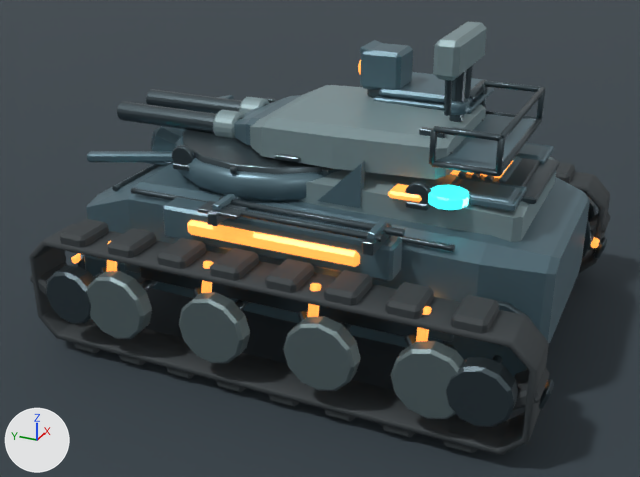
One commit to the Blender file content/source-art/sandlance-scout-v2.blend: the scene before it, then after it.
One viewpoint serves both versions: a 50 mm lens placed at (-4.06, -1.74, 2.41), pointed at (-0.17, 0.01, 0.47). Arrows for +X, +Y and +Z are at lower left; the lights stay in place. The older version comes first.

The older version as bpy lines, for what is in view:
```python
me_cylinder_001 = bpy.data.meshes.new('Cylinder.001')
me_cylinder_001.from_pydata(...)  # 48 vertices, 38 faces; spans x -0.17..0.17, y -0.17..0.17, z -0.047..0.047
me_cylinder_001.materials.append(mat_sandlance_wheel_metal)  # grey #738486
me_cylinder_003 = bpy.data.meshes.new('Cylinder.003')
me_cylinder_003.from_pydata(...)  # 48 vertices, 38 faces; spans x -0.17..0.17, y -0.17..0.17, z -0.047..0.047
me_cylinder_003.materials.append(mat_sandlance_wheel_metal)  # grey #738486
me_cylinder_005 = bpy.data.meshes.new('Cylinder.005')
me_cylinder_005.from_pydata(...)  # 56 vertices, 50 faces; spans x -0.141..0.141, y -0.141..0.141, z -0.052..0.052
me_cylinder_005.materials.append(mat_sandlance_gunmetal)  # greyish blue #4d5b61
ob_scoutwheel_idler_l_2 = bpy.data.objects.new('ScoutWheel_Idler_L_2', me_cylinder_005)
ob_scoutwheel_idler_l_2.location = (-1.035, 0.94, 0.35)
ob_scoutwheel_idler_l_2.rotation_euler = (0.0, 1.571, 0.0)  # degrees (0, 90, 0)
ob_scoutwheel_road_l_2 = bpy.data.objects.new('ScoutWheel_Road_L_2', me_cylinder_001)
ob_scoutwheel_road_l_2.location = (-1.035, -0.39, 0.35)
ob_scoutwheel_road_l_2.rotation_euler = (0.0, 1.571, 0.0)  # degrees (0, 90, 0)
ob_scoutwheel_road_l_4 = bpy.data.objects.new('ScoutWheel_Road_L_4', me_cylinder_003)
ob_scoutwheel_road_l_4.location = (-1.035, 0.68, 0.35)
ob_scoutwheel_road_l_4.rotation_euler = (0.0, 1.571, 0.0)  # degrees (0, 90, 0)
# also in view: 'ScoutWheel_Idler_L_1' at (-1.03, -1.1, 0.35); 'ScoutGun_Barrel_L' at (-0.14, 0.78, 1.01); 'ScoutTreads_ShoeTop_L_5' at (-0.91, 0.1, 0.62); 'ScoutArmor_PioneerRack_PryBar' at (-0.71, -0.2, 0.84); 'SandlanceScout_GreebleLouverFrame' at (0.0, -0.88, 0.92)
```
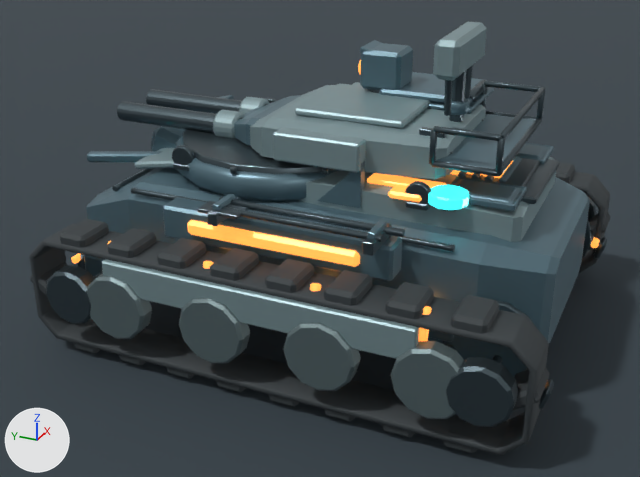
Boxes (x1, y1, x2, y2) around the edits, measured in the pictures (640 x 477 px):
'ScoutArmor_SideSkirtPlate_L', added: after (102, 259, 419, 359)
'ScoutArmor_TurretRoofPlate', added: after (295, 83, 431, 129)
'ScoutArmor_TurretCheek_L', added: after (273, 127, 366, 173)
'ScoutWarning_DeckChevron_L', added (orange): after (367, 173, 446, 188)
'ScoutArmor_GlacisLightPlate', added: after (134, 148, 175, 169)
'SandlanceScout_TrackMount_L', unchanged, covered by the edit: before (140, 267, 429, 338)

The change, as a diff of the scene's bpy script:
```diff
--- a/content/source-art/sandlance-scout-v2.blend.py
+++ b/content/source-art/sandlance-scout-v2.blend.py
@@ me_scoutarmor_sideskirtplate_l_mesh @@
+me_scoutarmor_sideskirtplate_l_mesh.from_pydata(...)  # 24 vertices, 26 faces; spans x -1.06..-1.02, y -0.82..0.74, z 0.38..0.54
+me_scoutarmor_sideskirtplate_l_mesh.materials.append(mat_sandlance_light_armor)  # greyish cyan #869ea2
@@ me_scoutwarning_deckchevron_l_mesh @@
+me_scoutwarning_deckchevron_l_mesh.from_pydata(...)  # 24 vertices, 26 faces; spans x -0.41..-0.31, y -0.7..-0.34, z 0.908..0.932
+me_scoutwarning_deckchevron_l_mesh.materials.append(mat_sandlance_signal_amber)  # orange #f99542, glowing orange #f99542
@@ me_scoutarmor_turretcheek_l_mesh @@
+me_scoutarmor_turretcheek_l_mesh.from_pydata(...)  # 24 vertices, 26 faces; spans x -0.515..-0.405, y -0.34..0.1, z 1.0..1.14
+me_scoutarmor_turretcheek_l_mesh.materials.append(mat_sandlance_light_armor)  # greyish cyan #869ea2
@@ me_scoutarmor_turretroofplate_mesh @@
+me_scoutarmor_turretroofplate_mesh.from_pydata(...)  # 24 vertices, 26 faces; spans x -0.27..0.27, y -0.46..0.1, z 1.142..1.178
+me_scoutarmor_turretroofplate_mesh.materials.append(mat_sandlance_light_armor)  # greyish cyan #869ea2
@@ me_scoutarmor_glacislightplate_mesh @@
+me_scoutarmor_glacislightplate_mesh.from_pydata(...)  # 24 vertices, 26 faces; spans x -0.38..0.38, y 0.632..1.008, z 0.728..0.832
+me_scoutarmor_glacislightplate_mesh.materials.append(mat_sandlance_light_armor)  # greyish cyan #869ea2
@@ ob_scoutarmor_sideskirtplate_l @@
+ob_scoutarmor_sideskirtplate_l = bpy.data.objects.new('ScoutArmor_SideSkirtPlate_L', me_scoutarmor_sideskirtplate_l_mesh)
+ob_scoutarmor_sideskirtplate_l.location = (0.004, 0.0, 0.043)
@@ ob_scoutwarning_deckchevron_l @@
+ob_scoutwarning_deckchevron_l = bpy.data.objects.new('ScoutWarning_DeckChevron_L', me_scoutwarning_deckchevron_l_mesh)
+ob_scoutwarning_deckchevron_l.location = (0.0, 0.0, 0.011)
@@ ob_scoutarmor_turretcheek_l @@
+ob_scoutarmor_turretcheek_l = bpy.data.objects.new('ScoutArmor_TurretCheek_L', me_scoutarmor_turretcheek_l_mesh)
+ob_scoutarmor_turretcheek_l.location = (0.0, 0.0, 0.0)
@@ ob_scoutarmor_turretroofplate @@
+ob_scoutarmor_turretroofplate = bpy.data.objects.new('ScoutArmor_TurretRoofPlate', me_scoutarmor_turretroofplate_mesh)
+ob_scoutarmor_turretroofplate.location = (0.0, 0.0, 0.013)
@@ ob_scoutarmor_glacislightplate @@
+ob_scoutarmor_glacislightplate = bpy.data.objects.new('ScoutArmor_GlacisLightPlate', me_scoutarmor_glacislightplate_mesh)
+ob_scoutarmor_glacislightplate.location = (0.0, 0.0, 0.047)
```
